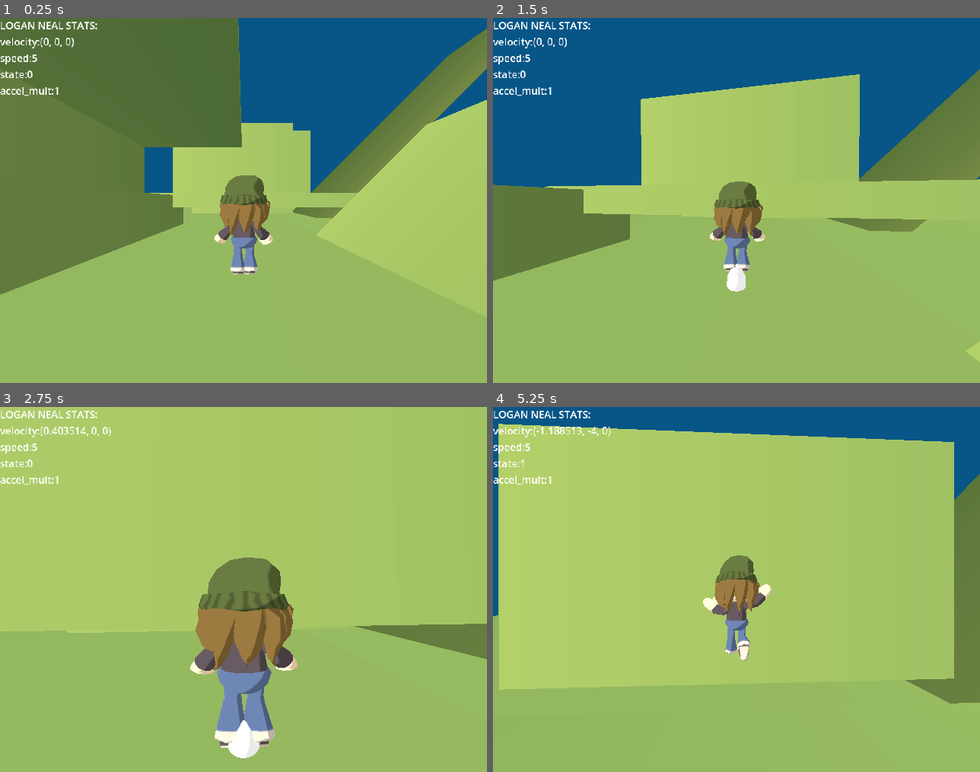
Above: before the commit, frames 1-4 (two rows, left to right).
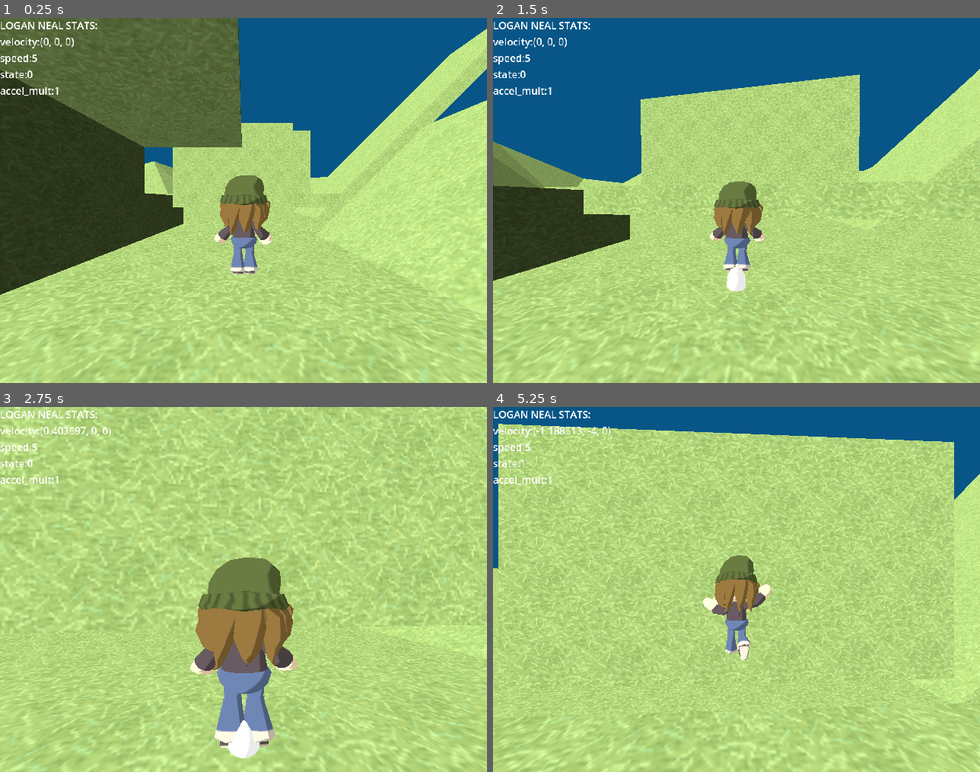
Above: after the commit, the same moments.

Repository: imawormeater/sorakaiquest
Game: Godot game, scene res://scenes/app.tscn
Two runs of this game, one before a commit and one after it. Both use one fixed random seed, a clock stepped at 60 frames per second and the inputs below.
Inputs (mouse positions are in pixels of both pictures, inside the frame that each line leads up to):
- Up to frame 1 (0.25 s): no input
- Up to frame 2 (1.5 s): move the mouse to (760, 200) at 0.52 s; hold W (movement_up) from 0.53 s (still down); tap Mouse wheel down (mw_down) at 0.6 s; tap Space (movement_jump) at 0.77 s; move the mouse to (712, 200) at 1.27 s; tap Mouse wheel up (mw_up) at 1.35 s
- Up to frame 3 (2.75 s): keep holding W (movement_up); tap Space (movement_jump) at 1.52 s; move the mouse to (253, 582) at 2.02 s; tap Mouse wheel down (mw_down) at 2.1 s
- Up to frame 4 (5.25 s): keep holding W (movement_up); move the mouse to (731, 596) at 2.77 s; tap Mouse wheel up (mw_up) at 2.85, 4.35 s; tap Space (movement_jump) at 3.02, 3.77, 4.52 s; move the mouse to (775, 593) at 3.52 s; tap Mouse wheel down (mw_down) at 3.6, 5.1 s; move the mouse to (697, 585) at 4.27 s; move the mouse to (741, 589) at 5.02 s

The runs differ from the first frame. In frame 1, 53% of the frame differs, in the area x 0-100%, y 2-100%; in frame 2, 44%; in frame 3, 41%; in frame 4, 38%.

Commit message:
COOL

Diff:
--- /dev/null
+++ b/assets/materials/basicassplatform.tres
@@ -0,0 +1,12 @@
+[gd_resource type="StandardMaterial3D" load_steps=2 format=3 uid="uid://fy0ibi6x3jnj"]
+
+[ext_resource type="Texture2D" uid="uid://bgq5mkuolptqf" path="res://assets/grass.png" id="1_58jpk"]
+
+[resource]
+diffuse_mode = 3
+specular_mode = 2
+albedo_texture = ExtResource("1_58jpk")
+uv1_scale = Vector3(0.62, 0.62, 0.62)
+uv1_triplanar = true
+uv1_world_triplanar = true
+texture_filter = 1
--- /dev/null
+++ b/assets/plains_1.tscn
@@ -0,0 +1,5 @@
+[gd_scene load_steps=2 format=3 uid="uid://dofocsipduo7e"]
+
+[ext_resource type="PackedScene" uid="uid://6lqlpemofd3m" path="res://assets/plains1.glb" id="1_5qjk5"]
+
+[node name="plains1" instance=ExtResource("1_5qjk5")]
--- a/scenes/MainGameState.tscn
+++ b/scenes/MainGameState.tscn
@@ -1,7 +1,9 @@
-[gd_scene load_steps=4 format=3 uid="uid://dmdi4mdm7qr5o"]
+[gd_scene load_steps=6 format=3 uid="uid://dmdi4mdm7qr5o"]
 
+[ext_resource type="PackedScene" uid="uid://dofocsipduo7e" path="res://assets/plains_1.tscn" id="1_d4dns"]
 [ext_resource type="PackedScene" uid="uid://cmxve7621cy05" path="res://scenes/basicassplatform.tscn" id="1_moayy"]
 [ext_resource type="Environment" uid="uid://jyc65e1ajlll" path="res://assets/test_env.tres" id="1_ywea7"]
+[ext_resource type="Material" uid="uid://fy0ibi6x3jnj" path="res://assets/materials/basicassplatform.tres" id="2_66r6v"]
 [ext_resource type="PackedScene" uid="uid://dw40p48fqbsl2" path="res://scenes/player_sorakai.tscn" id="2_ntxhb"]
 
 [node name="MainGameState" type="Node3D"]
@@ -15,44 +17,19 @@
 shadow_blur = 1.605
 sky_mode = 1
 
+[node name="plains2" parent="." instance=ExtResource("1_d4dns")]
+transform = Transform3D(0.157232, 0, 0, 0, 0.157232, 0, 0, 0, 0.157232, 1.88997, -0.736862, 8.24827)
+
+[node name="Plane" parent="plains2" index="0"]
+transform = Transform3D(368.488, 0, 0, 0, 368.488, 0, 0, 0, 368.488, 6.29452, -0.0480943, -42.6289)
+material_override = ExtResource("2_66r6v")
+surface_material_override/1 = ExtResource("2_66r6v")
+
 [node name="Sorakai" parent="." instance=ExtResource("2_ntxhb")]
-transform = Transform3D(1, 0, 0, 0, 1, 0, 0, 0, 1, 0, 0.00746029, 0.999)
-
-[node name="Armature" parent="Sorakai/Visual/loganchara" index="0"]
-transform = Transform3D(3.72083, 0, 0, 0, 3.72083, 0, 0, 0, 3.72083, -2.62473, 12.0173, 0.0415326)
-
-[node name="Skeleton3D" parent="Sorakai/Visual/loganchara/Armature" index="0"]
-bones/0/position = Vector3(-0.0543279, -1.48207, -0.304354)
-bones/0/rotation = Quaternion(0.993222, 0.0286888, -0.112215, -0.00977077)
-bones/0/scale = Vector3(1, 1, 1)
-bones/1/rotation = Quaternion(0.00779027, 0.11237, 0.182723, 0.976691)
-bones/2/rotation = Quaternion(0.550965, 0.443213, -0.550965, 0.443214)
-bones/3/position = Vector3(-0.045908, -1.48207, 0.337209)
-bones/3/rotation = Quaternion(0.990096, 0.0837956, -0.112584, -0.0035247)
-bones/3/scale = Vector3(1, 1, 1)
-bones/4/rotation = Quaternion(0.01026, 0.112171, 0.204162, 0.972435)
-bones/5/rotation = Quaternion(0.546066, 0.449235, -0.546066, 0.449235)
-bones/6/position = Vector3(-0.0781445, -1.52484, -0.00108111)
-bones/6/rotation = Quaternion(9.31131e-10, 1.19206e-07, -0.00781089, 0.999969)
-bones/7/rotation = Quaternion(-0.00347025, -0.0555829, -0.0759951, 0.995552)
-bones/8/position = Vector3(-0.0239583, 0.602603, 0.00283578)
-bones/8/rotation = Quaternion(0.00366111, 0.0556154, 0.0793721, 0.995286)
-bones/9/rotation = Quaternion(0.0637157, 0.429966, 0.897186, 0.0782713)
-bones/10/rotation = Quaternion(-0.110551, 0.12167, 0.22233, 0.961012)
-bones/11/rotation = Quaternion(-0.100787, 0.96615, 0.153133, 0.181509)
-bones/12/rotation = Quaternion(0.0181025, 0.588216, 0.807416, -0.0418797)
-bones/13/rotation = Quaternion(0.20999, 0.781056, 0.23008, 0.54122)
-bones/14/rotation = Quaternion(0.720035, -0.384356, 0.53619, -0.215222)
-bones/15/rotation = Quaternion(0.167333, -0.0815504, -0.098306, 0.977592)
-bones/16/rotation = Quaternion(-0.179544, 0.712432, 0.0877478, -0.672685)
-bones/17/rotation = Quaternion(-0.761307, -0.00813959, 0.273992, 0.5876)
-bones/18/rotation = Quaternion(-0.320628, 0.54518, 0.0172301, 0.77439)
-
-[node name="AnimationTree" parent="Sorakai/Visual/loganchara" index="2"]
-parameters/IdleWalk/blend_position = Vector2(-0.0128, -0.0158731)
+transform = Transform3D(1, 0, 0, 0, 1, 0, 0, 0, 1, 0, 0.000330713, 0.999)
 
 [node name="Node3D" parent="." instance=ExtResource("1_moayy")]
-transform = Transform3D(52.1218, 0, 0, 0, 1, 0, 0, 0, 56.8821, 0.411, -1.25, 0.819)
+transform = Transform3D(53.4914, 0, 0, 0, 1.02628, 0, 0, 0, 58.3768, 0.411, -1.25, 0.819)
 
 [node name="Node3D9" parent="." instance=ExtResource("1_moayy")]
 transform = Transform3D(9.555, 0, 0, 0, 1.5, 0, 0, 0, 11.115, -8, 0, 0.819)
@@ -111,5 +88,4 @@
 [node name="WorldEnvironment" type="WorldEnvironment" parent="."]
 environment = ExtResource("1_ywea7")
 
-[editable path="Sorakai"]
-[editable path="Sorakai/Visual/loganchara"]
+[editable path="plains2"]
--- a/scenes/basicassplatform.tscn
+++ b/scenes/basicassplatform.tscn
@@ -1,34 +1,12 @@
-[gd_scene load_steps=7 format=3 uid="uid://cmxve7621cy05"]
+[gd_scene load_steps=4 format=3 uid="uid://cmxve7621cy05"]
 
-[ext_resource type="Shader" path="res://assets/materials/celshaded.gdshader" id="1_g7c6w"]
+[ext_resource type="Material" uid="uid://fy0ibi6x3jnj" path="res://assets/materials/basicassplatform.tres" id="1_kx72p"]
 
 [sub_resource type="BoxShape3D" id="BoxShape3D_7l7bp"]
 
-[sub_resource type="Gradient" id="Gradient_6pcvg"]
-colors = PackedColorArray(0.556863, 0.65098, 0.32549, 1, 0.368627, 0.505882, 0.262745, 1)
-
-[sub_resource type="GradientTexture2D" id="GradientTexture2D_nyvy5"]
-gradient = SubResource("Gradient_6pcvg")
-
-[sub_resource type="ShaderMaterial" id="ShaderMaterial_3sjen"]
-render_priority = 0
-shader = ExtResource("1_g7c6w")
-shader_parameter/ToonRampOffset = 0.551
-shader_parameter/ToonRampSmoothness = 0.395
-shader_parameter/ToonRampTinting = Color(0.666569, 0.666569, 0.666569, 1)
-shader_parameter/RimPower = 0.0
-shader_parameter/RimCutOff = 1.0
-shader_parameter/RimSmoothness = 0.0
-shader_parameter/RimLightBrightness = 0.0
-shader_parameter/SubSurfDistortion = 0.215
-shader_parameter/SubSurfTint = null
-shader_parameter/SubSurfBrightness = 3.0
-shader_parameter/SubSurfCutoff = 0.5
-shader_parameter/SubSurfSmoothness = 0.05
-shader_parameter/Texture = SubResource("GradientTexture2D_nyvy5")
-
 [sub_resource type="BoxMesh" id="BoxMesh_aphmx"]
 lightmap_size_hint = Vector2i(14, 21)
+material = ExtResource("1_kx72p")
 
 [node name="Platform" type="Node3D"]
 
@@ -38,5 +16,4 @@
 shape = SubResource("BoxShape3D_7l7bp")
 
 [node name="MeshInstance3D" type="MeshInstance3D" parent="StaticBody3D"]
-material_override = SubResource("ShaderMaterial_3sjen")
 mesh = SubResource("BoxMesh_aphmx")
Binary file added: assets/plains1.glb
Not shown, added: assets/plains1.glb.import
